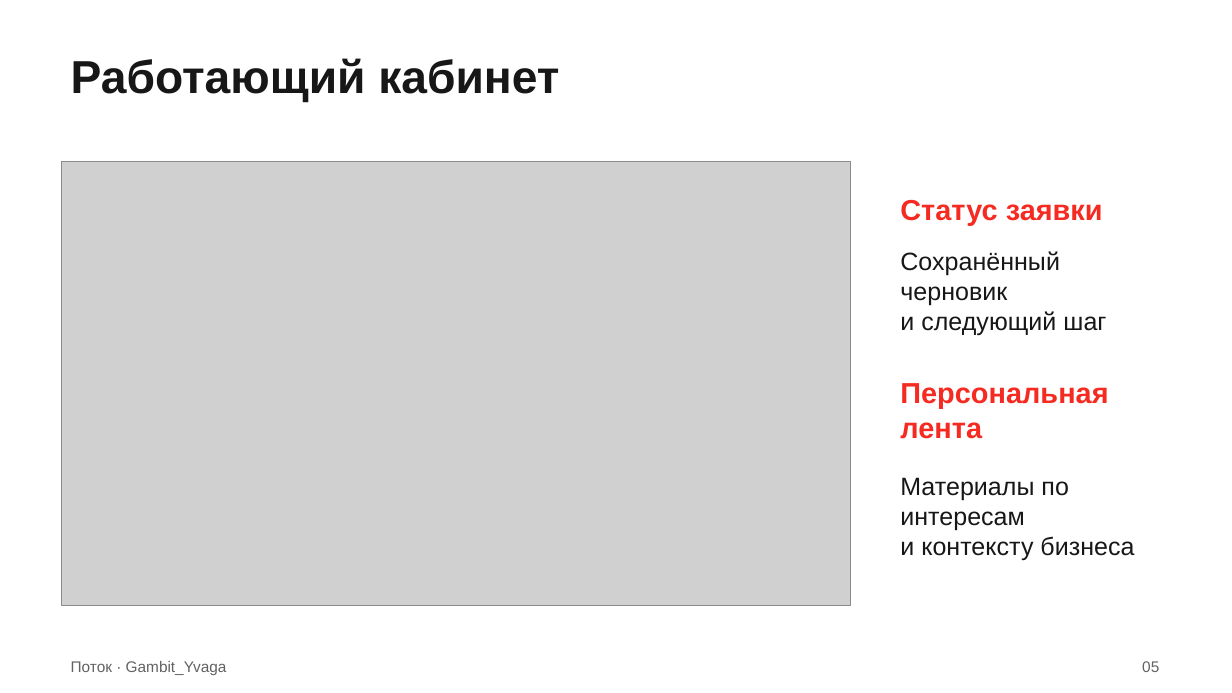
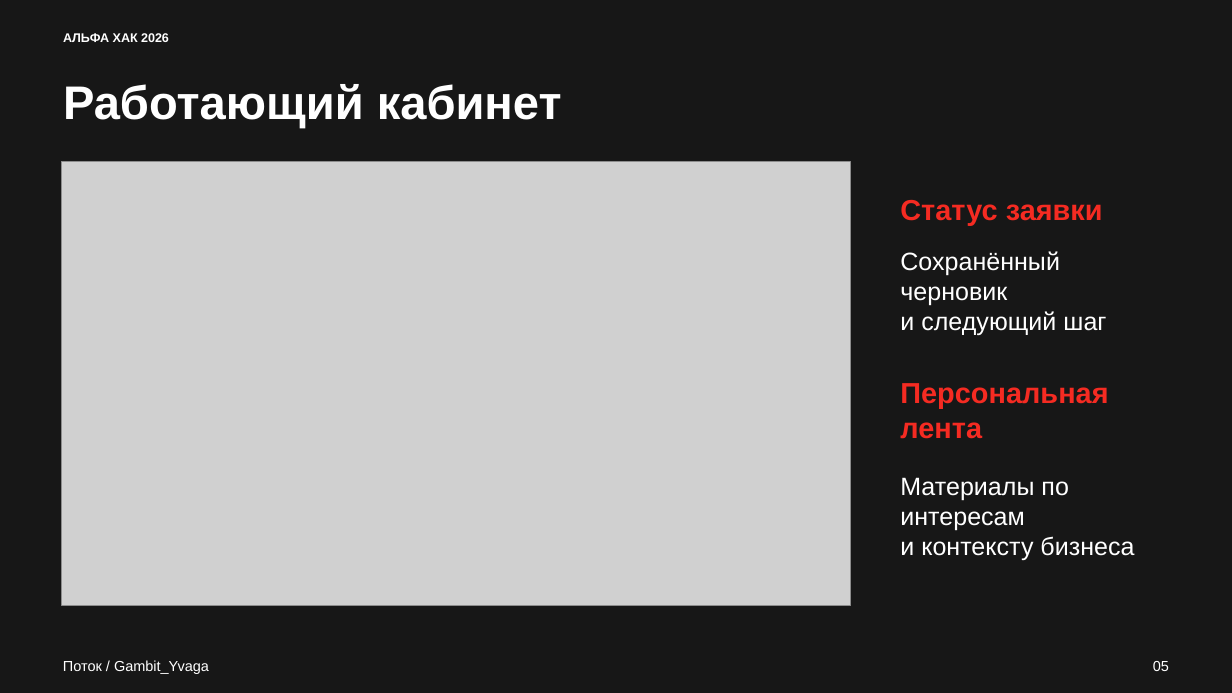
Before and after one commit to Tonitrus1/ALFA-HACK-2026, a slide deck: slide 5 of docs/jury/presentation/potok-gambit-yvaga.pptx. Drawn at 1232x693 pixels with LibreOffice and Linux fonts; fonts in the diff are those of the drawing; grey boxes stand for pictures. Boxes give left, top, right and bottom in pixels: in the first picture for what was removed or moved away, otherwise in the second. Text is boxed around its words. In the diff, an @@ line names an element or a change of style, - is before the commit and + after.

```diff
--- a/docs/jury/presentation/potok-gambit-yvaga.pptx
+++ b/docs/jury/presentation/potok-gambit-yvaga.pptx
@@ background #FFFFFF to #171717 @@
@@ text added at (63,33,169,42), 9.8 pt, text #FFFFFF, bold @@
+АЛЬФА ХАК 2026
@@ text "Работающий кабинет": place and size @@
-text "Работающий кабинет" at (71,58,559,102)
+text "Работающий кабинет" at (63,84,562,128)
@@ text "Работающий кабинет" at (63,84,562,128): size 36 to 36.8 pt, text colour #171717 to #FFFFFF @@
@@ text "Сохранённый черновик" at (900,251,1106,335): text colour #171717 to #FFFFFF @@
@@ text "Материалы по интересам" at (900,477,1134,560): text colour #171717 to #FFFFFF @@
@@ text "05": place and size @@
-text "05" at (1142,661,1159,672)
+text "05" at (1153,661,1169,671)
@@ text "05" at (1153,661,1169,671): size 12 to 11.2 pt, text colour #626262 to #FFFFFF @@
@@ text at (63,660,209,674): text changed; size 12 to 11.2 pt; text colour #626262 to #FFFFFF @@
-Поток · Gambit_Yvaga
+Поток / Gambit_Yvaga
```
Also in this commit, not shown: 7 other slides changed, 4 slides added, 4 slides removed, 25 other files.
